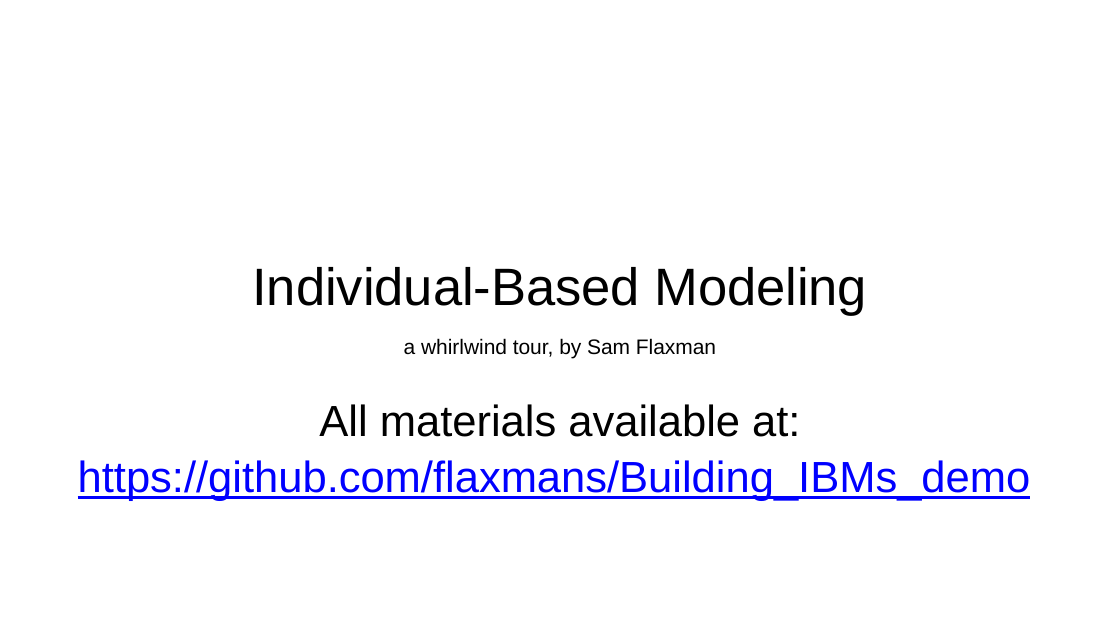
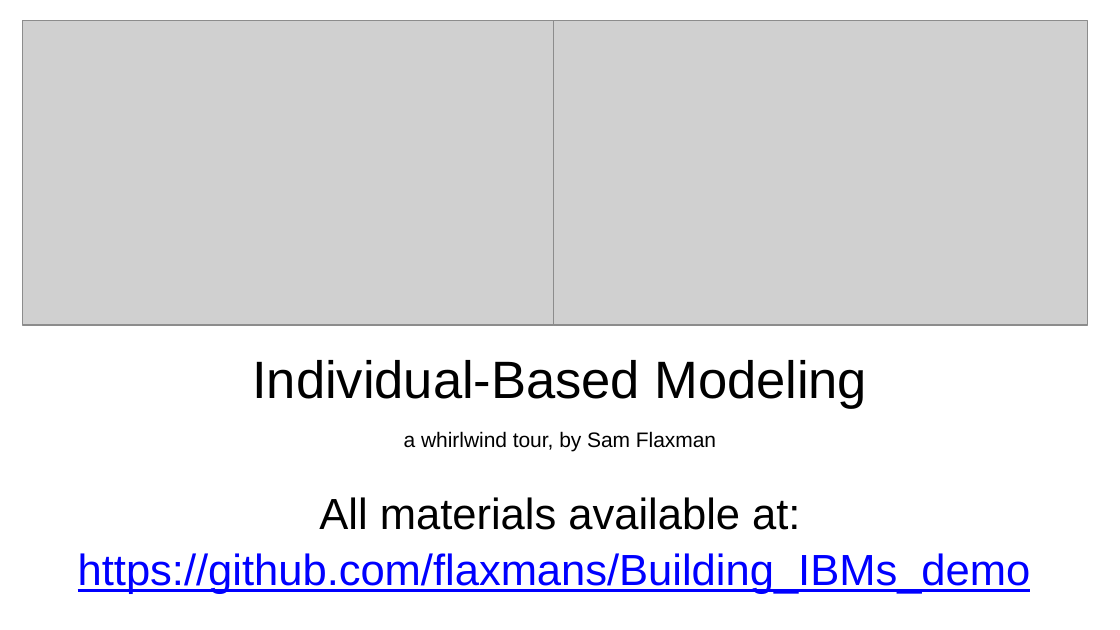
Before and after one commit to flaxmans/Building_IBMs_demo, a slide deck: slide 1 of PresentationSlides.pptx. Drawn at 1120x630 pixels with LibreOffice and Linux fonts; fonts in the diff are those of the drawing; grey boxes stand for pictures. Boxes give left, top, right and bottom in pixels: in the first picture for what was removed or moved away, otherwise in the second. Text is boxed around its words. In the diff, an @@ line names an element or a change of style, - is before the commit and + after.

```diff
--- a/PresentationSlides.pptx
+++ b/PresentationSlides.pptx
@@ picture added at (x1=22, y1=21, x2=553, y2=326) @@
@@ picture added at (x1=553, y1=21, x2=1086, y2=326) @@
@@ title "Individual-Based Modeling" moved from (x1=252, y1=267, x2=867, y2=316) to (x1=252, y1=360, x2=867, y2=409) @@
@@ subtitle "a whirlwind tour, by Sam ..." moved from (x1=78, y1=338, x2=1031, y2=501) to (x1=78, y1=431, x2=1031, y2=594) @@
```
Also in this commit, not shown: 3 other slides changed, 1 other file.
